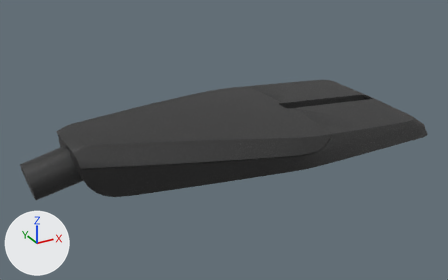
Two versions of the glTF model GLBFiles/Beleuchtung/Lampen/Streetlight_11_Midi.glb, one commit apart.
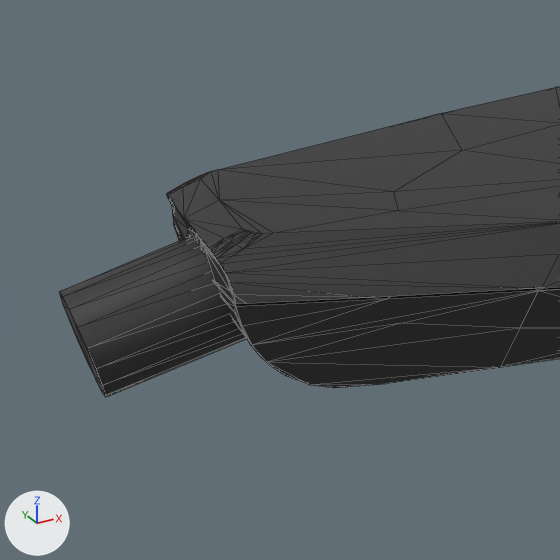
Old and new are each drawn whole from a 50 mm lens placed at (-0.177, -1.081, 0.539), pointed at (0.415, -0.005, 0.001) and again close up on the part from 0% to 42% of the width and 23% to 91% of the height. The lights are fixed; the arrows at lower left show +X, +Y and +Z. The first two pictures are the older version. The close-ups show mesh edges as thin lines. Vertices at exactly the same position are counted once.

Names of what the first close-up shows: 'Siteco Streetlight 11 Midi'.
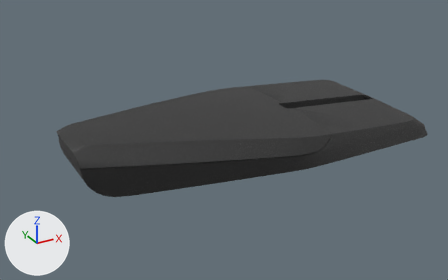
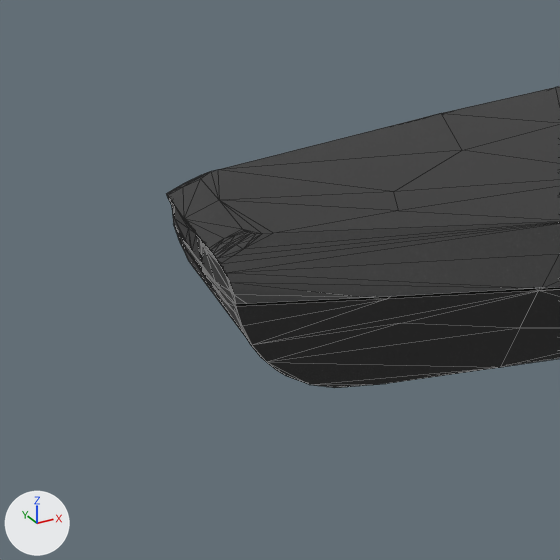
The newer file is also turned or shifted as a whole; pictures and numbers use the older file's frame.

Patch to the scene script:
```diff
--- a/GLBFiles/Beleuchtung/Lampen/Streetlight_11_Midi.glb.py
+++ b/GLBFiles/Beleuchtung/Lampen/Streetlight_11_Midi.glb.py
@@ me_cylinder @@
 # used by ob_siteco_streetlight_11_midi; location = (0.0, 0.0, 0.0)
-me_cylinder.from_pydata(...)  # 1028 vertices, 1963 faces; spans x -0.008..0.853, y -0.188..0.188, z -0.039..0.08
+me_cylinder.from_pydata(...)  # 993 vertices, 1903 faces; spans x 0.073..0.853, y -0.188..0.188, z -0.039..0.08
+# me_cylinder part 1: the loose piece of 32 vertices spanning x -0.008..0.163, y -0.039..0.039, z -0.036..0.072 is deleted
+# other edits to the shape of me_cylinder do not show in these pictures
 me_cylinder.materials.append(mat_plastik_schwarz_001)
```

What differs and where, as boxes [x1, y1, x2, y2] in the close-ups (560 x 560 px):
'Siteco Streetlight 11 Midi', reshaped: before [59, 86, 560, 397]; after [166, 86, 560, 388]
part 1 of me_cylinder, deleted: before [59, 236, 246, 397]
